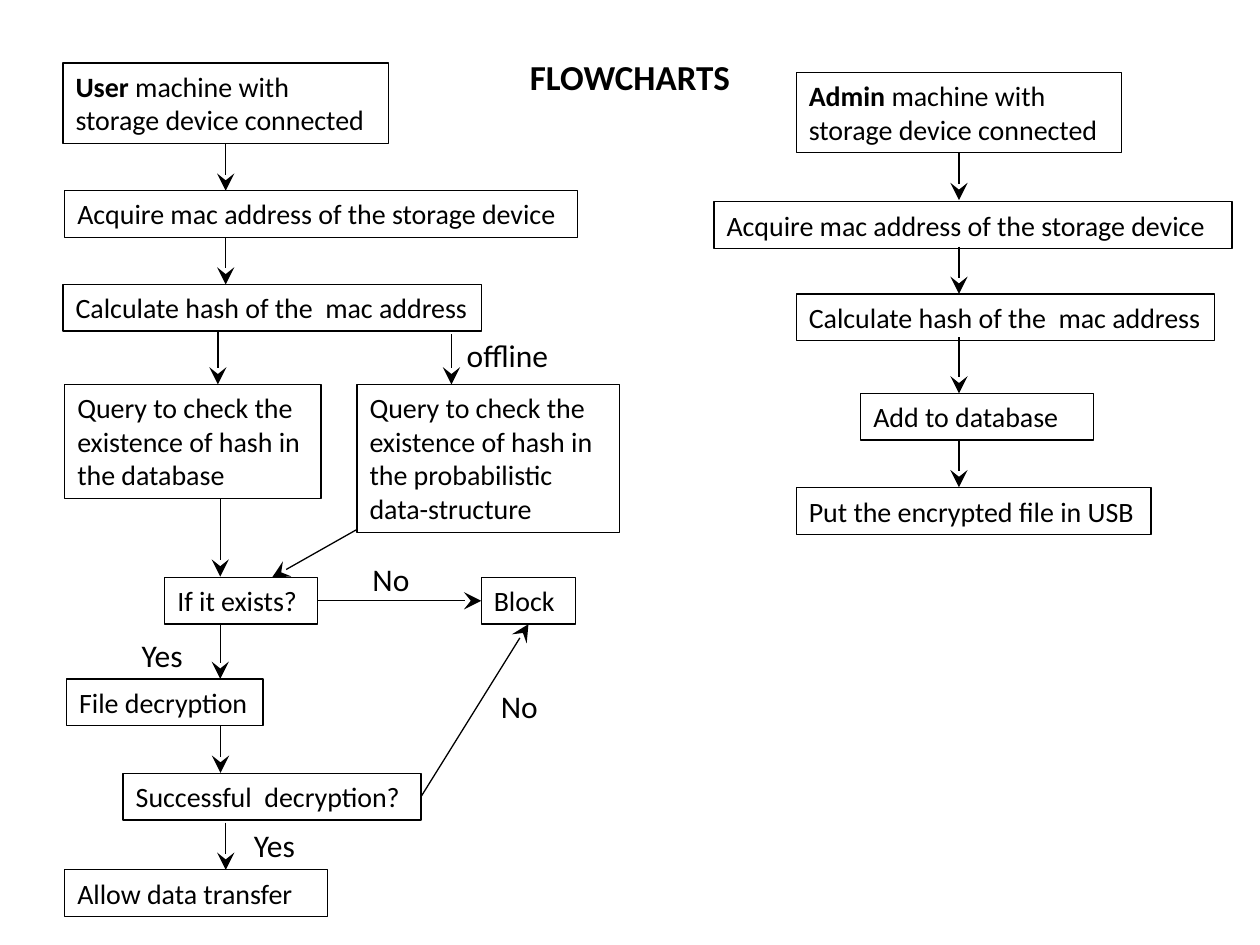
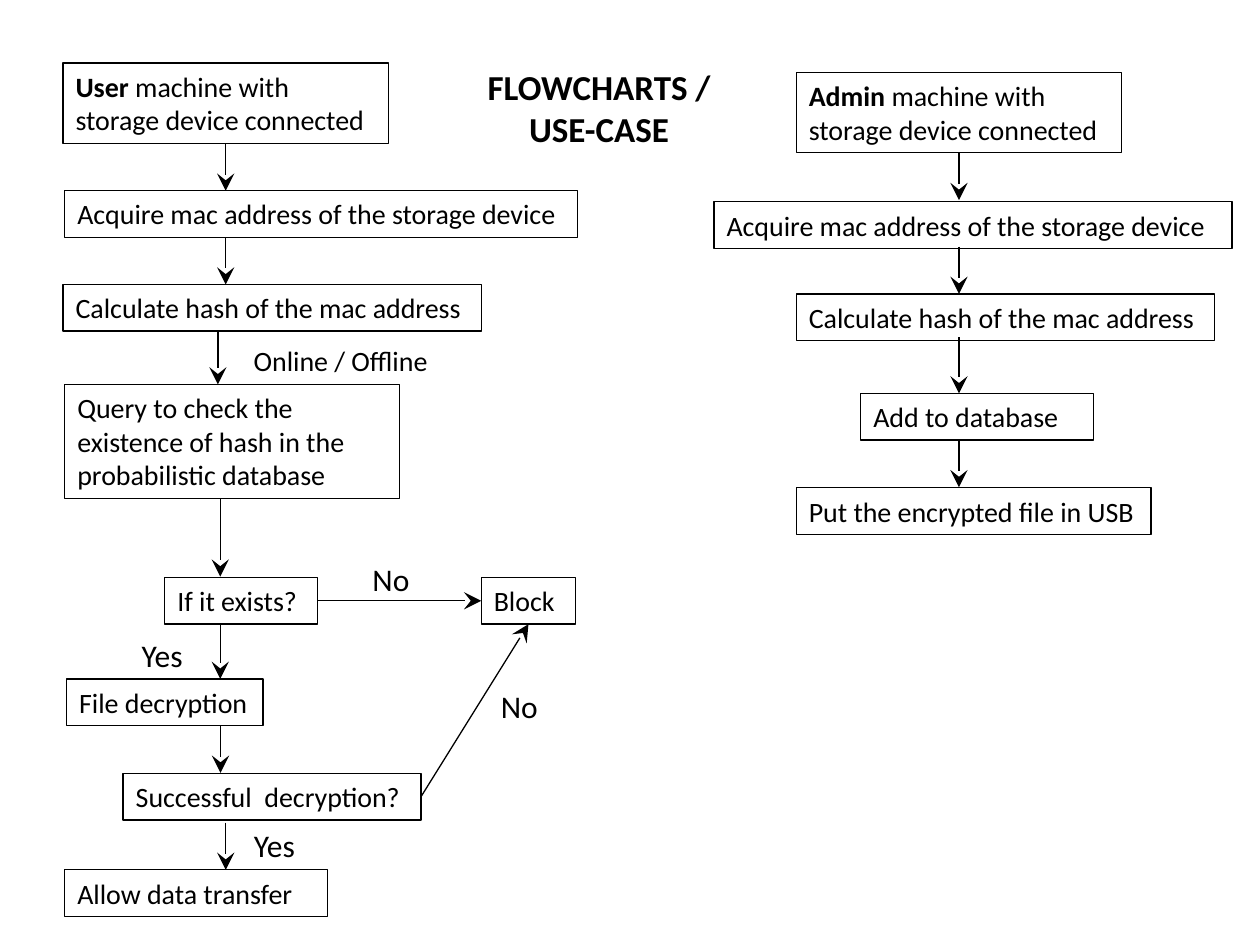
Before and after one commit to Dashree/sih2018, a slide deck: slide 3 of Gov_templates/USB_whitelist.pptx. Drawn at 1260x945 pixels with LibreOffice and Linux fonts; fonts in the diff are those of the drawing. Boxes give left, top, right and bottom in pixels: in the first picture for what was removed or moved away, otherwise in the second. Text is boxed around its words. In the diff, an @@ line names an element or a change of style, - is before the commit and + after.

```diff
--- a/Gov_templates/USB_whitelist.pptx
+++ b/Gov_templates/USB_whitelist.pptx
@@ title at (x1=488, y1=77, x2=688, y2=143): text changed @@
-FLOWCHARTS
+FLOWCHARTS / USE-CASE
@@ text at (x1=254, y1=351, x2=427, y2=372): text changed; size 18 to 16 pt @@
-offline
+Online / Offline
@@ arrow removed from (451, 334) to (451, 384) @@
@@ rectangle "Query to check the existence ..." resized from (x1=64, y1=384, x2=320, y2=499) to (x1=64, y1=384, x2=399, y2=499) @@
@@ rectangle removed at (x1=357, y1=384, x2=619, y2=533) @@
-Query to check the existence of hash in the probabilistic data-structure
@@ text in rectangle at (x1=77, y1=398, x2=344, y2=490): text changed @@
-Query to check the existence of hash in the database
+Query to check the existence of hash in the probabilistic database
@@ arrow removed from (357, 529) to (272, 577) @@
```
Also in this commit, not shown: 2 other slides changed, 1 slide added.
